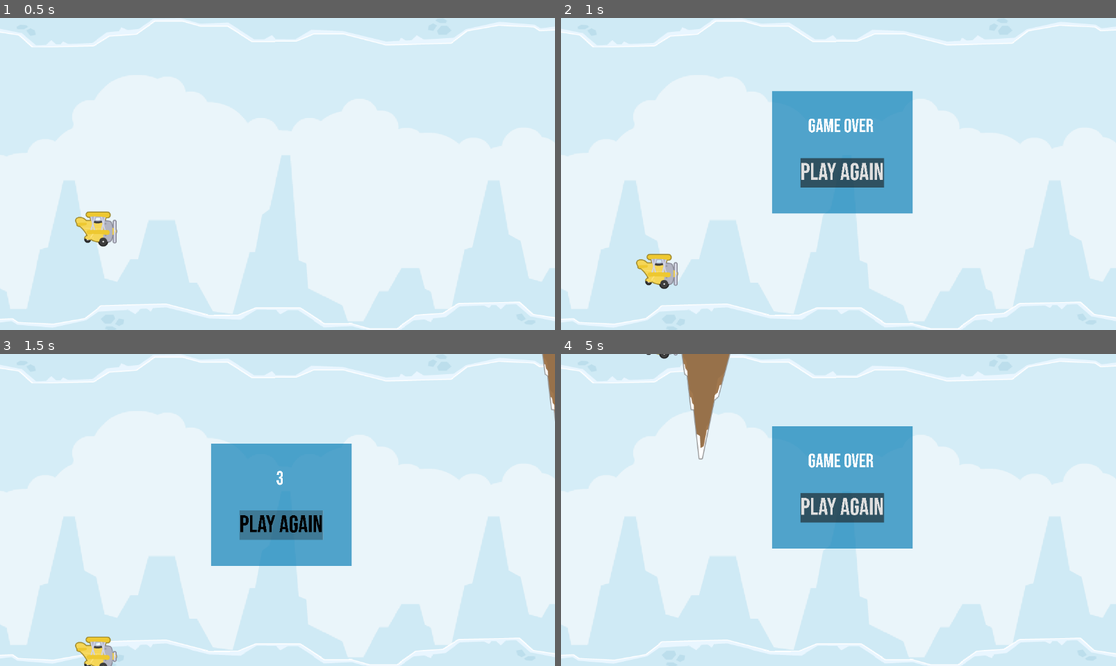
Above: before the commit, frames 1-4 (two rows, left to right).
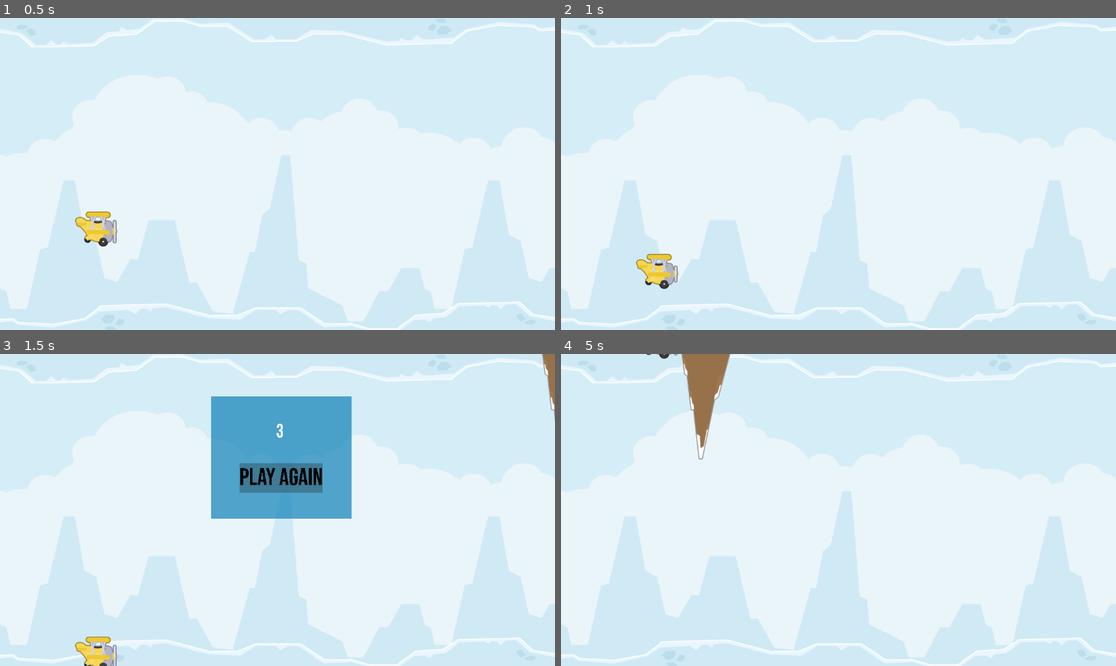
Above: after the commit, the same moments.

Repository: egreenfield323/spinny-plane
Game: Godot game, scene res://scenes/main.tscn
Two runs of this game, one before a commit and one after it. Both use one fixed random seed, a clock stepped at 60 frames per second and the inputs below.
Inputs:
- Up to frame 1 (0.5 s): no input
- Up to frame 2 (1 s): tap Space (flap) at 0.6, 0.77 s
- Up to frame 3 (1.5 s): tap Space (flap) at 1.07 s; click "Play again" at 1.25 s
- Up to frame 4 (5 s): tap Space (flap) at 2.1, 2.27, 2.57, 2.85, 3.6, 3.77, 4.07, 4.35, 4.52, 4.82 s

Frame 1 is identical in both runs. In frame 2, 9.8% of the frame differs, in the area x 20-64%, y 23-86%; in frame 3, 9.6%; in frame 4, 9.7%.

Commit message:
polish
final polish before submission

Diff:
--- a/scenes/main.tscn
+++ b/scenes/main.tscn
@@ -30,7 +30,7 @@
 tracks/1/loop_wrap = true
 tracks/1/keys = {
 "handle_modes": PackedInt32Array(0, 0),
-"points": PackedFloat32Array(-50, -0.25, 0, 0.25, 0, 0, -0.25, 0, 0.25, 0),
+"points": PackedFloat32Array(-500, -0.25, 0, 0.25, 0, 0, -0.25, 0, 0.25, 0),
 "times": PackedFloat32Array(0, 0.933333)
 }
 
@@ -74,37 +74,6 @@
 position = Vector2(572, 330)
 scale = Vector2(1.485, 1.485)
 texture = ExtResource("4_ac4ej")
-
-[node name="borders" type="Node" parent="."]
-
-[node name="border" parent="borders" instance=ExtResource("8_b6uwy")]
-position = Vector2(575, 625)
-scale = Vector2(1.48, 1)
-
-[node name="border2" parent="borders" instance=ExtResource("8_b6uwy")]
-position = Vector2(571, 26)
-rotation = 3.14159
-scale = Vector2(1.48, 1)
-
-[node name="rock_timer" type="Timer" parent="."]
-wait_time = 0.8
-autostart = true
-
-[node name="rocks" type="Node" parent="."]
-
-[node name="plane" parent="." instance=ExtResource("3_bun40")]
-position = Vector2(200, 322)
-
-[node name="sfx" type="Node2D" parent="."]
-
-[node name="bgm" type="AudioStreamPlayer2D" parent="sfx"]
-stream = ExtResource("4_d6oev")
-autoplay = true
-parameters/looping = true
-
-[node name="thud" type="AudioStreamPlayer2D" parent="sfx"]
-stream = ExtResource("5_hl8it")
-volume_db = 12.0
 
 [node name="GameOver" type="Control" parent="."]
 visible = false
@@ -157,5 +126,36 @@
 "": SubResource("AnimationLibrary_w34sj")
 }
 
+[node name="borders" type="Node" parent="."]
+
+[node name="border" parent="borders" instance=ExtResource("8_b6uwy")]
+position = Vector2(575, 625)
+scale = Vector2(1.48, 1)
+
+[node name="border2" parent="borders" instance=ExtResource("8_b6uwy")]
+position = Vector2(571, 26)
+rotation = 3.14159
+scale = Vector2(1.48, 1)
+
+[node name="rock_timer" type="Timer" parent="."]
+wait_time = 0.8
+autostart = true
+
+[node name="rocks" type="Node" parent="."]
+
+[node name="plane" parent="." instance=ExtResource("3_bun40")]
+position = Vector2(200, 322)
+
+[node name="sfx" type="Node2D" parent="."]
+
+[node name="bgm" type="AudioStreamPlayer2D" parent="sfx"]
+stream = ExtResource("4_d6oev")
+autoplay = true
+parameters/looping = true
+
+[node name="thud" type="AudioStreamPlayer2D" parent="sfx"]
+stream = ExtResource("5_hl8it")
+volume_db = 12.0
+
+[connection signal="pressed" from="GameOver/Button" to="." method="_on_button_pressed"]
 [connection signal="timeout" from="rock_timer" to="." method="_on_rock_timer_timeout"]
-[connection signal="pressed" from="GameOver/Button" to="." method="_on_button_pressed"]
--- a/scenes/plane.tscn
+++ b/scenes/plane.tscn
@@ -21,15 +21,15 @@
 "duration": 1.0,
 "texture": ExtResource("4_81g0x")
 }],
-"loop": true,
+"loop": false,
 "name": &"flap",
-"speed": 10.0
+"speed": 5.0
 }, {
 "frames": [{
 "duration": 1.0,
 "texture": ExtResource("2_13yeb")
 }],
-"loop": true,
+"loop": false,
 "name": &"glide",
 "speed": 5.0
 }]
@@ -44,8 +44,6 @@
 sprite_frames = SubResource("SpriteFrames_rgwtv")
 animation = &"flap"
 autoplay = "glide"
-frame = 1
-frame_progress = 0.892743
 
 [node name="flap" type="AudioStreamPlayer2D" parent="."]
 stream = ExtResource("5_kppwr")
--- a/scripts/border.gd
+++ b/scripts/border.gd
@@ -1,6 +1,6 @@
 extends Area2D
 
-func _on_body_entered(body: Node2D) -> void:
+func _on_body_entered(_body: Node2D) -> void:
 	if get_parent().get_parent().playing == true:
 		get_parent().get_parent().plane_hit()
 	pass # Replace with function body.
--- a/scripts/flappyController.gd
+++ b/scripts/flappyController.gd
@@ -11,8 +11,8 @@
 	$GameOver/Button.disabled = false
 	$GameOver.visible = true
 	$GameOver/AnimationPlayer.play("Game_over appear")
-	$sfx/bgm.playing = false
-	$sfx/thud.playing = true
+	$sfx/bgm.stop()
+	$sfx/thud.play()
 	$rock_timer.stop()
 	await get_tree().create_timer(2).timeout
 	get_node("plane").queue_free()
@@ -20,18 +20,17 @@
 
 
 func _on_rock_timer_timeout() -> void:
-	var rock = rock.instantiate()
+	var newRock = rock.instantiate()
 	var rockPos
 	if (randf() < 0.5):
 		rockPos = Vector2($plane.position.x + DisplayServer.window_get_size().x,100)
-		rock.rotation_degrees = 180
+		newRock.rotation_degrees = 180
 	else:
 		rockPos = Vector2($plane.position.x + DisplayServer.window_get_size().x,DisplayServer.window_get_size().y - 100)
-	rock.position = rockPos
-	$rocks.add_child(rock)
+	newRock.position = rockPos
+	$rocks.add_child(newRock)
 
 	pass # Replace with function body.
-
 
 func _on_button_pressed() -> void:
 	$GameOver/Button.disabled = true
@@ -42,10 +41,10 @@
 	$GameOver/Label.text = "1"
 	await get_tree().create_timer(1).timeout
 	$GameOver.visible = false
-	$sfx/bgm.playing = true
+	$sfx/bgm.play()
 	playing = true
 	$rock_timer.start()
-	var plane = plane.instantiate()
-	plane.position = Vector2(200, DisplayServer.window_get_size().y / 2)
-	add_child(plane)
+	var newPlane = plane.instantiate()
+	newPlane.position = Vector2(200, DisplayServer.window_get_size().y / 2)
+	add_child(newPlane)
 	pass # Replace with function body.
--- a/scripts/plane.gd
+++ b/scripts/plane.gd
@@ -2,16 +2,16 @@
 
 const JUMP_FORCE = -500
 
-func _process(delta: float) -> void:
+func _process(_delta: float) -> void:
 	if get_parent().playing == true:
 		if Input.is_action_just_pressed("flap"):
 			apply_impulse(Vector2(0, JUMP_FORCE))
-			$AnimatedSprite2D.animation = "flap"
+			$AnimatedSprite2D.play("flap")
 			$flap.play()
 	pass
 
 
 func _on_animated_sprite_2d_animation_finished() -> void:
 	if $AnimatedSprite2D.animation == "flap":
-		$AnimatedSprite2D.animation = "glide"
+			$AnimatedSprite2D.play("glide")
 	pass
--- a/scripts/rock.gd
+++ b/scripts/rock.gd
@@ -12,7 +12,7 @@
 	pass
 
 
-func _on_body_entered(body: Node2D) -> void:
+func _on_body_entered(_body: Node2D) -> void:
 	if get_parent().get_parent().playing == true:
 		get_parent().get_parent().plane_hit()
 	pass # Replace with function body.
